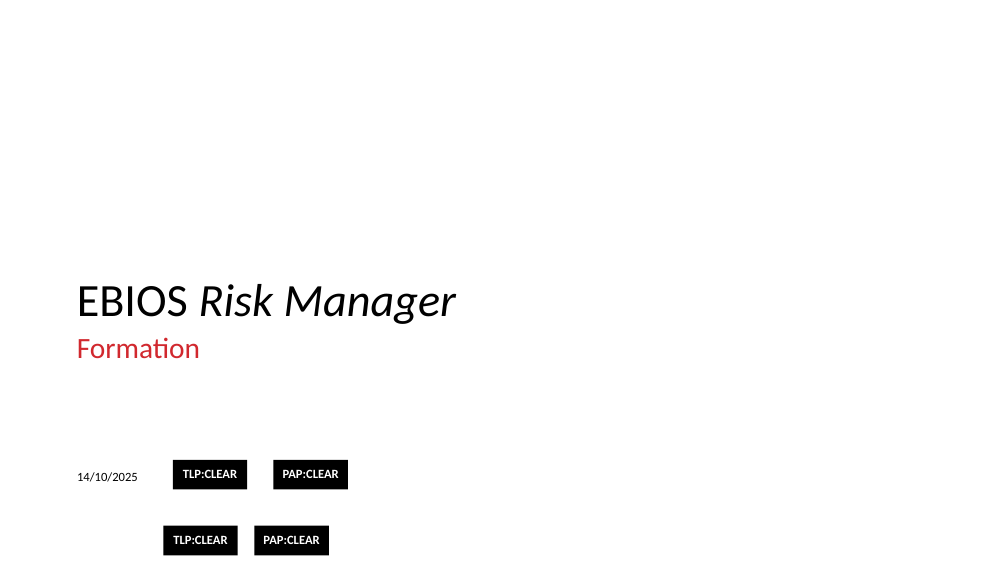
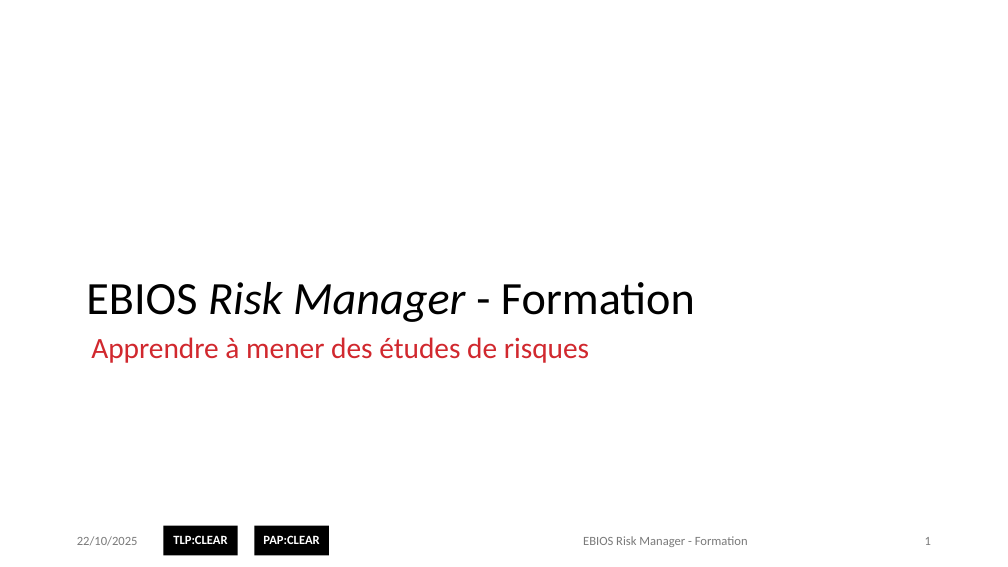
Before and after one commit to matthieu-grall/ebios_formation, a slide deck: slide 1 of EBIOS Risk Manager - Formation - Présentation.pptx. Drawn at 1008x567 pixels with LibreOffice and Linux fonts; fonts in the diff are those of the drawing; background and template pictures are left out. Boxes give left, top, right and bottom in pixels: in the first picture for what was removed or moved away, otherwise in the second. Text is boxed around its words. In the diff, an @@ line names an element or a change of style, - is before the commit and + after.

```diff
--- a/EBIOS Risk Manager - Formation - Présentation.pptx
+++ b/EBIOS Risk Manager - Formation - Présentation.pptx
@@ text at box(86, 282, 695, 322): text changed; italic off @@
-EBIOS Risk Manager
+EBIOS Risk Manager - Formation
@@ title at box(91, 337, 589, 363): text changed @@
-Formation
+Apprendre à mener des études de risques
@@ text removed at box(173, 460, 247, 489) @@
-TLP:CLEAR
@@ text removed at box(274, 460, 348, 489) @@
-PAP:CLEAR
@@ text at box(77, 536, 138, 546): text changed; text colour #000000 to #7A7A7A @@
-14/10/2025
+22/10/2025
@@ text added at box(583, 536, 748, 547), 12 pt, text #7A7A7A @@
+EBIOS Risk Manager - Formation
@@ page number added at box(925, 537, 931, 545), 12 pt, text #7A7A7A @@
+1
```
Also in this commit, not shown: 157 other slides changed, 1 slide added, 1 slide removed, 5 other files.
